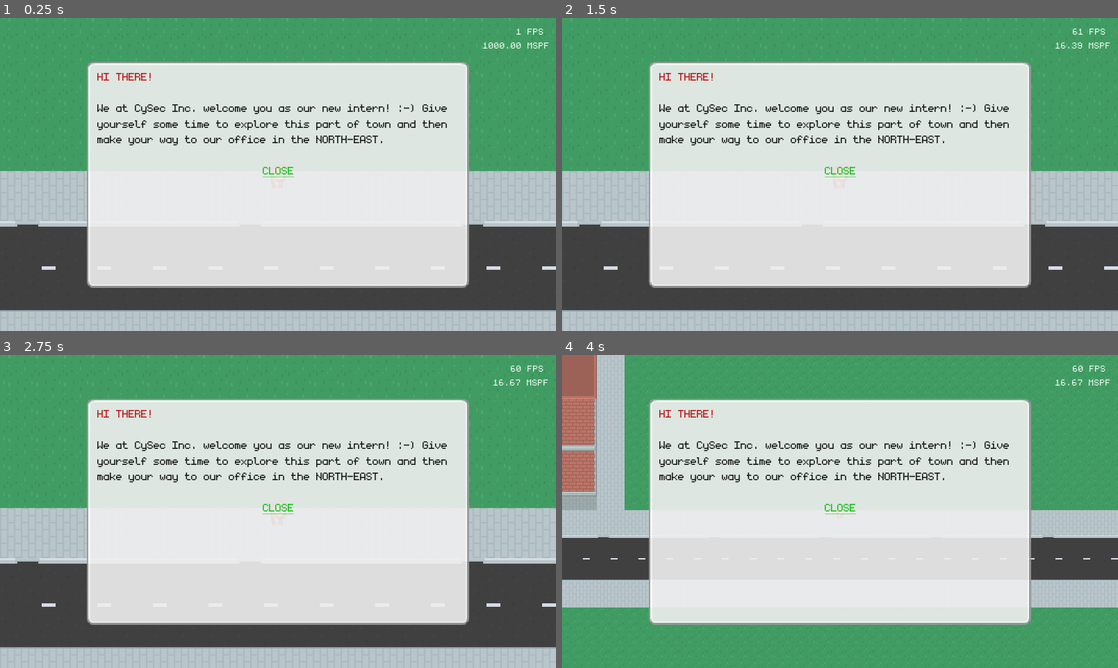
Above: before the commit, frames 1-4 (two rows, left to right).
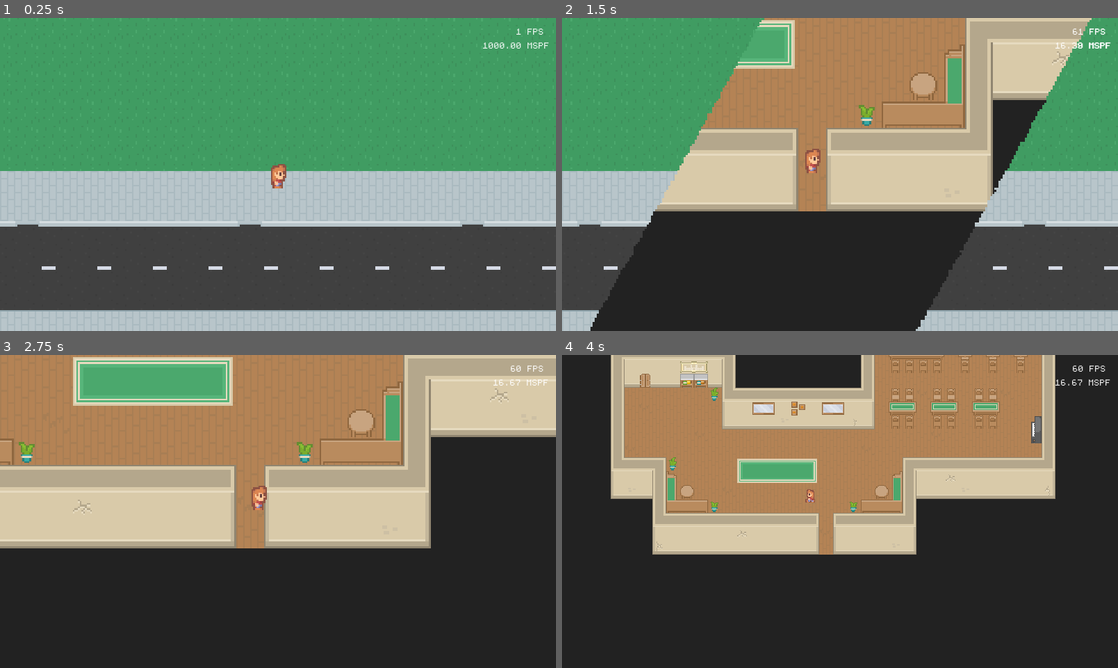
Above: after the commit, the same moments.

Repository: SilentByte/cysec-intern
Game: Godot game, scene res://scenes/main.tscn
Two runs of this game, one before a commit and one after it. Both use one fixed random seed, a clock stepped at 60 frames per second and the inputs below.
Inputs (mouse positions are in pixels of both pictures, inside the frame that each line leads up to):
- Up to frame 1 (0.25 s): no input
- Up to frame 2 (1.5 s): tap Enter at 0.5 s; move the mouse to (962, 158) at 0.52 s; hold D (move_east) 0.53-1.28 s; tap E (interact) at 0.6 s; move the mouse to (728, 190) at 1.27 s; hold Down (move_south) from 1.28 s (still down); tap Shift (run) at 1.35 s
- Up to frame 3 (2.75 s): move the mouse to (333, 442) at 2.02 s; release Down (move_south) at 2.03 s; hold D (move_east) from 2.03 s (still down); hold Mouse wheel up (zoom_in) from 2.03 s (still down)
- Up to frame 4 (4 s): move the mouse to (812, 574) at 2.77 s; release D (move_east) at 2.78 s; release Mouse wheel up (zoom_in) at 2.78 s; hold Up (move_north) 2.78-3.53 s; tap Mouse wheel down (zoom_out) at 2.85 s; move the mouse to (1006, 558) at 3.52 s; hold A (move_west) from 3.53 s (still down); tap E (interact) at 3.6 s

The runs differ from the first frame. In frame 1, 49% of the frame differs, in the area x 15-85%, y 14-87%; in frame 2, 67%; in frame 3, 98%; in frame 4, 100%, in the area x 0-100%, y 0-100%.

Commit message:
Hide intro during development

Diff:
--- a/scenes/main.gd
+++ b/scenes/main.gd
@@ -4,6 +4,9 @@
 
 
 func _ready() -> void:
+	if OS.is_debug_build():
+		return
+
 	hud.show_dialog(
 		{
 			"$begin":
